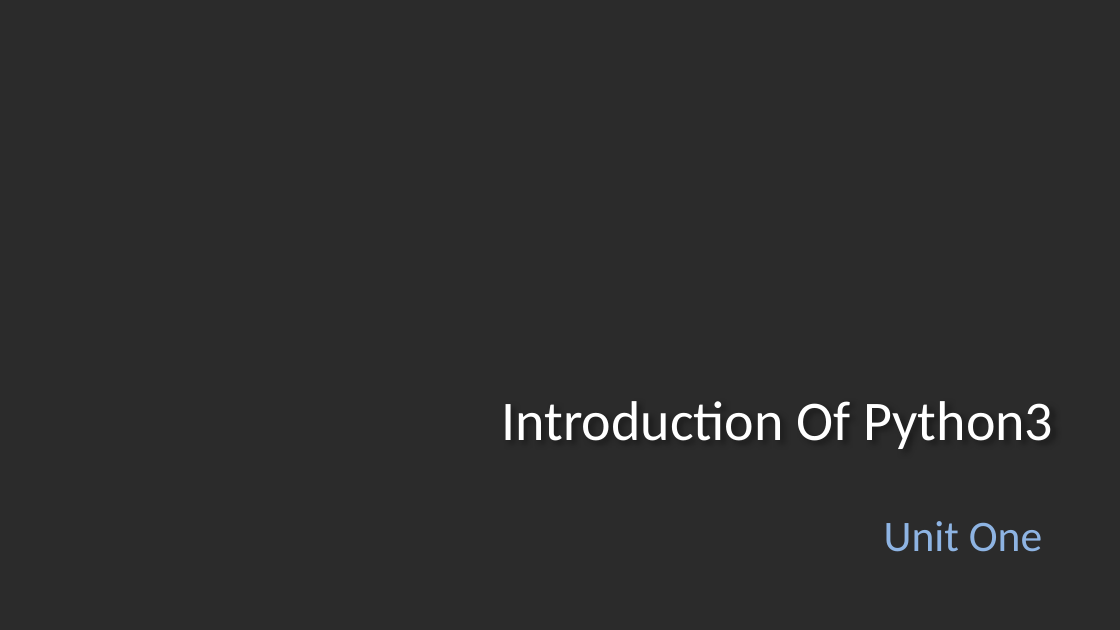
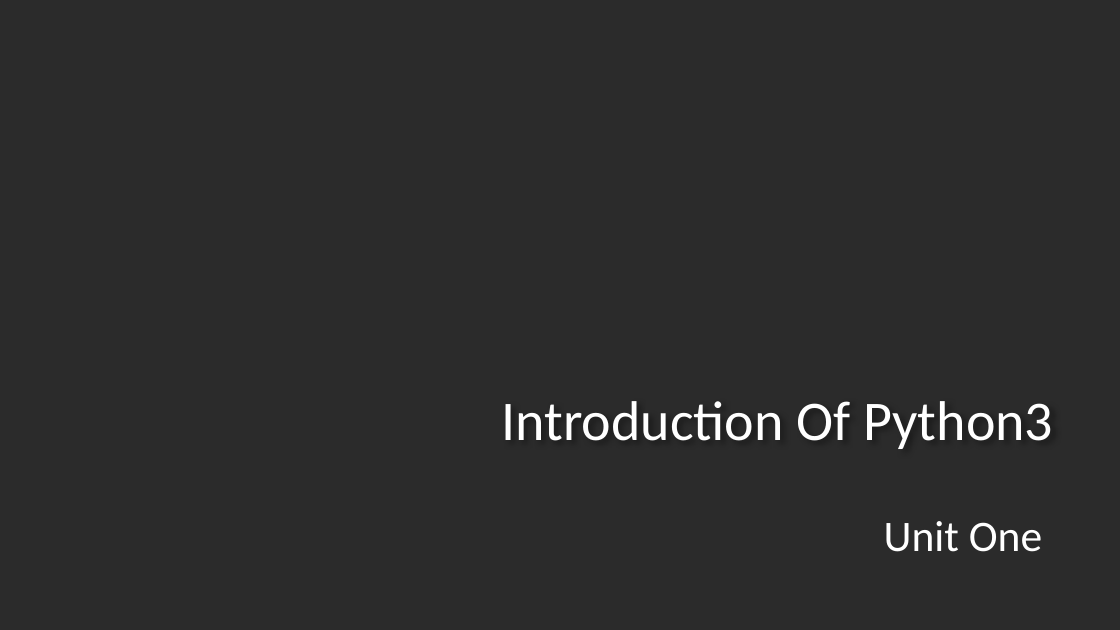
Before and after one commit to zakariahujale/python, a slide deck: slide 1 of unit1part1.pptx. Drawn at 1120x630 pixels with LibreOffice and Linux fonts; fonts in the diff are those of the drawing; background and template pictures are left out; a plain dark background stands for a picture behind light text. Boxes give left, top, right and bottom in pixels: in the first picture for what was removed or moved away, otherwise in the second. Text is boxed around its words. In the diff, an @@ line names an element or a change of style, - is before the commit and + after.

```diff
--- a/unit1part1.pptx
+++ b/unit1part1.pptx
@@ subtitle "Unit One" at bbox=[884, 521, 1042, 552]: text colour #8EB4E3 to #FFFFFF @@
```
Also in this commit, not shown: 4 other slides changed, 27 slides added, 4 slides removed, 24 other files.
